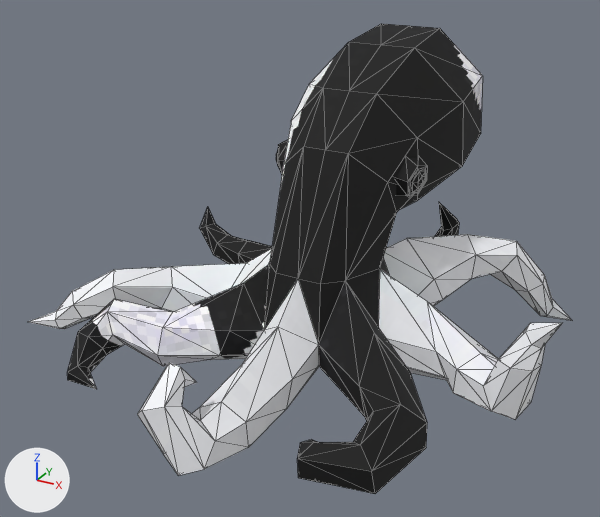
One commit to the glTF model server/src/main/resources/public/models/life/octopus.glb: the scene before it, then after it.
The view is the same before and after, from a 50 mm camera at (0.473, -0.934, 0.613) aimed at (-0.033, -0.015, 0.153). Lighting does not change. The marker at lower left points along +X, +Y and +Z. The first picture is the older version. Mesh edges are drawn as thin lines. Where no turn or scale is listed for an object, it has been applied to the vertices.

In view in the first picture: 'Octopus_mesh'.
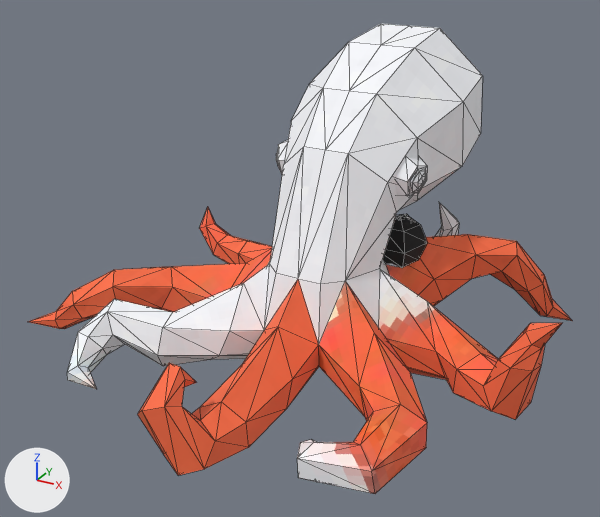
The newer file is also rescaled (x1.316) as a whole; pictures and numbers use the older file's frame.

Where the change shows, as pixel boxes [x1, y1, x2, y2] in the pictures (600 x 517 px):
```json
{"object": "Octopus_mesh", "change": "surface changed", "before": [29, 24, 572, 494], "after": [29, 24, 572, 494]}
{"object": "octo_eyes", "change": "added", "after": [383, 214, 427, 268]}
```

Scene script edits in JSON lines:
```json
{"op": "add", "block": "img_creature_tex_001", "code": ["img_creature_tex_001 = load_image('creature_tex.001', '_unpacked/creature_tex.001', 128, 128, 'sRGB')"]}
{"block": "mat_octo_mat", "where": "n4 = _N.new('ShaderNodeTexImage'); n4.name = 'Image Texture'"}
{"op": "set", "path": "n4.image", "old": "img_creature_tex", "new": "img_creature_tex_001"}
{"op": "add", "block": "mat_octo_eyes_mat", "code": ["mat_octo_eyes_mat = bpy.data.materials.new('octo_eyes_mat')", "# uses the picture img_creature_tex"]}
{"op": "add", "block": "me_octo_eyes", "code": ["me_octo_eyes = bpy.data.meshes.new('octo_eyes')", "me_octo_eyes.from_pydata(...)  # 54 vertices, 92 faces; spans x -0.112..0.112, y 0.039..0.122, z 0.129..0.205", "me_octo_eyes.materials.append(mat_octo_eyes_mat)"]}
{"op": "add", "block": "ob_octo_eyes", "code": ["ob_octo_eyes = bpy.data.objects.new('octo_eyes', me_octo_eyes)", "ob_octo_eyes.location = (0.0, 0.0, 0.0)"]}
```
